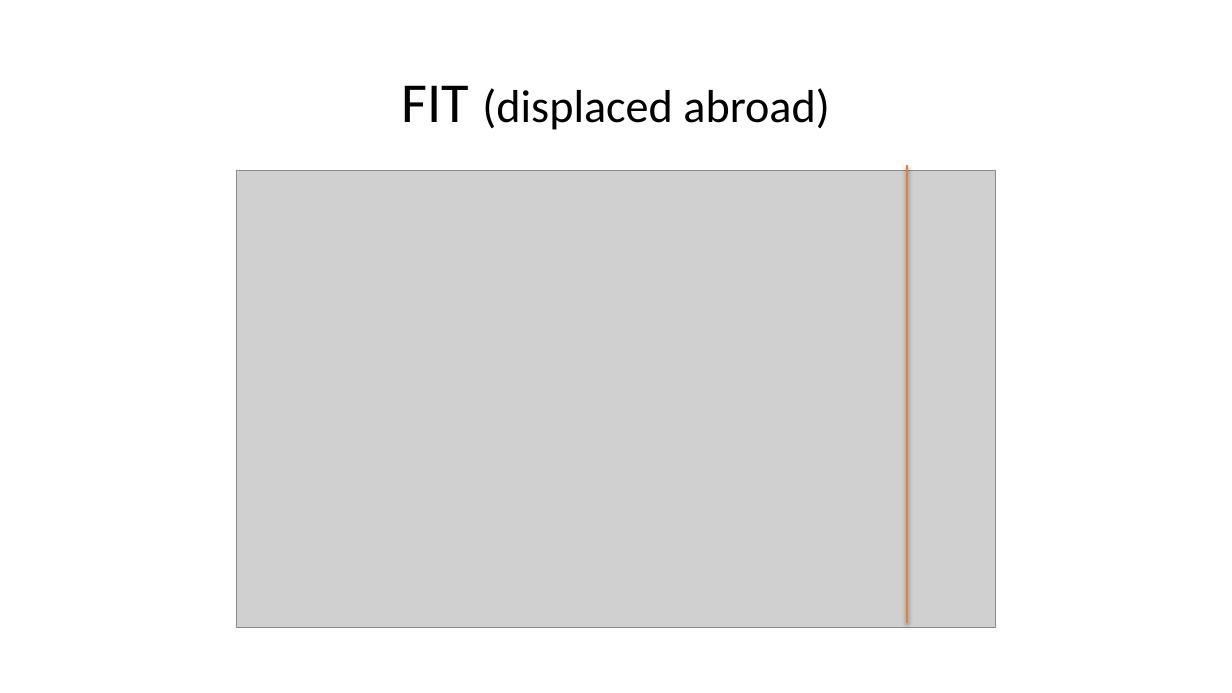
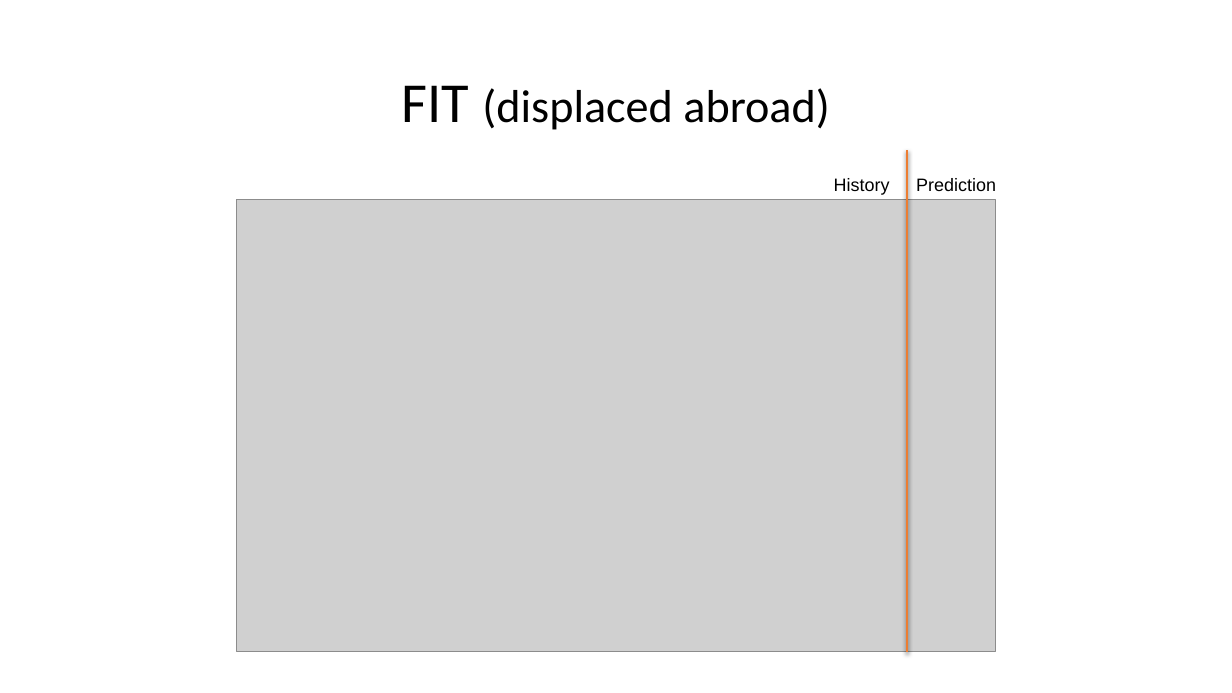
Before and after one commit to MohammedElagha/FIT-2021-IUG, a slide deck: slide 18 of Presentation/UNICC Global Hackathon - 25 Mar Presentation.pptx. Drawn at 1232x693 pixels with LibreOffice and Linux fonts; fonts in the diff are those of the drawing; grey boxes stand for pictures. Boxes give left, top, right and bottom in pixels: in the first picture for what was removed or moved away, otherwise in the second. Text is boxed around its words. In the diff, an @@ line names an element or a change of style, - is before the commit and + after.

```diff
--- a/Presentation/UNICC Global Hackathon - 25 Mar Presentation.pptx
+++ b/Presentation/UNICC Global Hackathon - 25 Mar Presentation.pptx
@@ text added at (834, 178, 890, 195), 14 pt, text #000000 @@
+History
@@ line moved from (908, 623) - (908, 165) to (908, 653) - (908, 150) @@
@@ text added at (916, 178, 996, 191), 14 pt, text #000000 @@
+Prediction
@@ picture: place and size @@
-picture at (237, 171, 995, 628)
+picture at (237, 200, 995, 652)
```
Also in this commit, not shown: 6 other slides changed, 4 slides added, 2 slides removed, 1 other file.
